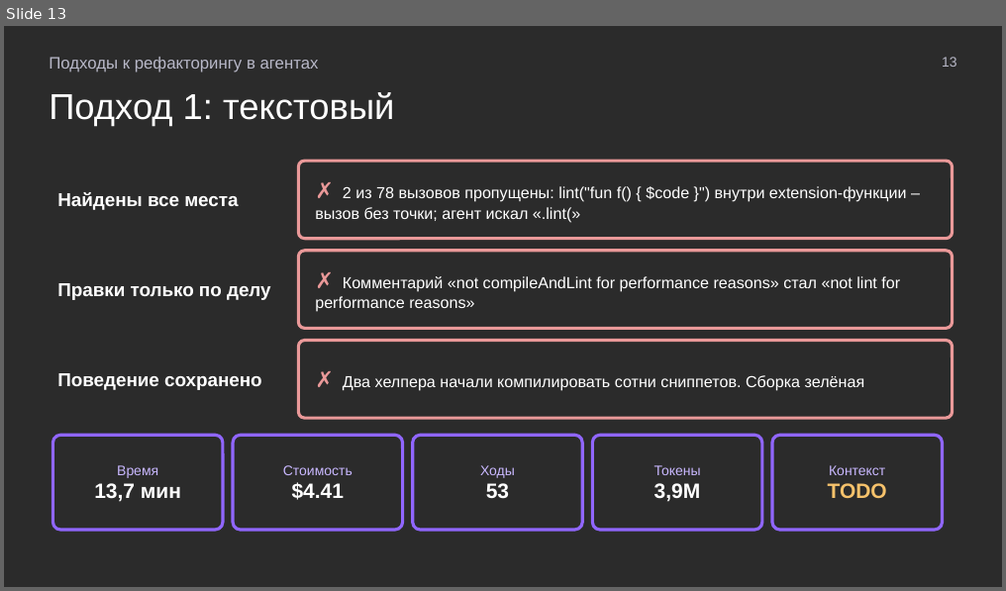
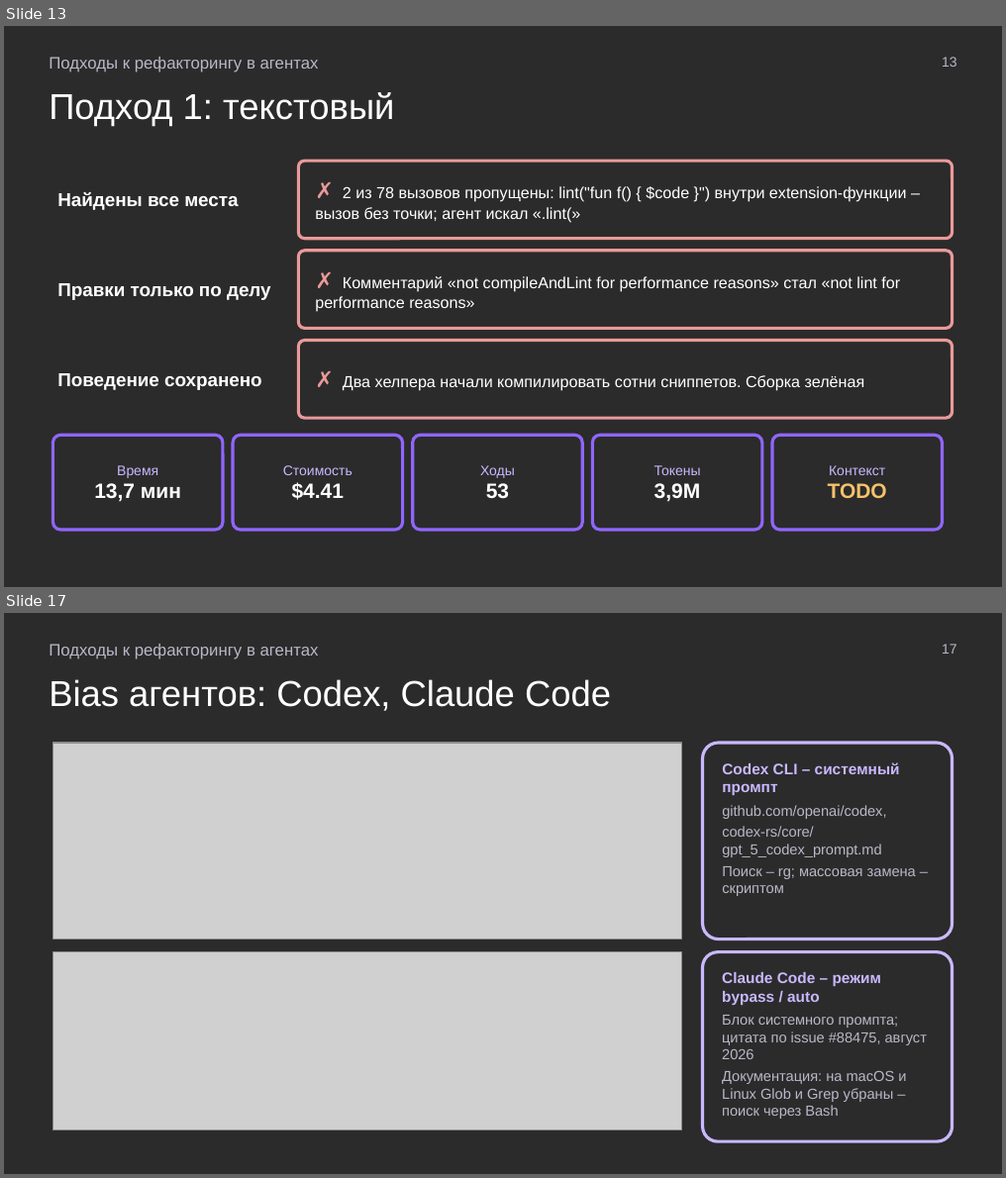
Before and after one commit to MchKosticyn/ide-refactoring-in-ai-agents, a slide deck: Доклад_ Рефакторинг в ИИ-агентах.pptx. Shown one above the other, each under a label of ours: slide 13 before the commit, slides 13 and 17 after it; the slides between them are not shown. The pictures are 1006x591 and 1006x1178 pixels, drawn with LibreOffice and Linux fonts; fonts in the diff are those of the drawing; grey boxes stand for pictures; background and template pictures are left out; a plain dark background stands for a picture behind light text. Boxes give left, top, right and bottom in pixels: in the first picture for what was removed or moved away, otherwise in the second. Text is boxed around its words. In the diff, an @@ line names an element or a change of style, - is before the commit and + after.

Commit message:
Bias slides with source screenshots; LSP pros/cons merged with protocol limitations; dot-less call slide; growing comparison table; human metrics to TODO; 1428 refs; engine banner

```diff
--- a/Доклад_ Рефакторинг в ИИ-агентах.pptx
+++ b/Доклад_ Рефакторинг в ИИ-агентах.pptx
@@ slide 17 added at (x1=4, y1=613, x2=1002, y2=1174), background picture (left out) @@
@@ text added at (x1=49, y1=644, x2=319, y2=660), 12 pt, text #B8B8C8 @@
+Подходы к рефакторингу в агентах
@@ text added at (x1=942, y1=644, x2=957, y2=654), 10 pt, text #B8B8C8 @@
+17
@@ text added at (x1=49, y1=679, x2=611, y2=711), 26 pt, text #FFFFFF @@
+Bias агентов: Codex, Claude Code
@@ picture added at (x1=53, y1=743, x2=681, y2=940) @@
@@ rounded rectangle added at (x1=703, y1=743, x2=952, y2=940), outline #C9B8FF 2.25 pt, 10.5 pt, text #B8B8C8 @@
+Codex CLI – системный промпт
+github.com/openai/codex,
+codex-rs/core/gpt_5_codex_prompt.md
+Поиск – rg; массовая замена – скриптом
@@ picture added at (x1=53, y1=953, x2=681, y2=1130) @@
@@ rounded rectangle added at (x1=703, y1=953, x2=952, y2=1142), outline #C9B8FF 2.25 pt, 10.5 pt, text #B8B8C8 @@
+Claude Code – режим bypass / auto
+Блок системного промпта; цитата по issue #88475, август 2026
+Документация: на macOS и Linux Glob и Grep убраны – поиск через Bash
```
Also in this commit, not shown: 23 slides changed, 4 other slides added, 2 slides removed, 9 other files.
